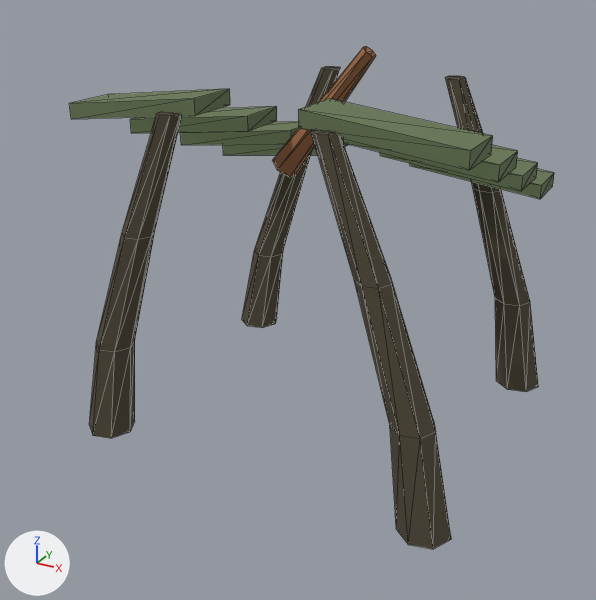
Before and after pictures for a commit that changed the glTF model godot/biomes/expansion/art/rootfall-canopy-relay-1.glb.
Both versions are drawn from a 50 mm camera at (0.88, -1.748, 1.192) aimed at (-0.033, -0.089, 0.362). The axes (+X, +Y, +Z) are drawn at lower left. The lights are the same throughout. The picture after the commit comes second. Mesh edges are drawn as thin lines. Vertices at exactly the same position are counted once.

The older version as bpy lines, for what is in view:
```python
me_root_buttress__1__0_002 = bpy.data.meshes.new('root-buttress--1--0.002')
me_root_buttress__1__0_002.from_pydata(...)  # 188 vertices, 324 faces; spans x -0.484..0.49, y -0.428..0.428, z 0.03..0.969
# faces by material slot: [208, 96, 20]
me_root_buttress__1__0_002.materials.append(mat_biome4_bark)
me_root_buttress__1__0_002.materials.append(mat_biome4_moss)  # picture img_mothlocal_biome4_moss
me_root_buttress__1__0_002.materials.append(mat_biome4_copper)
ob_rootfall_canopy_relay_lod1 = bpy.data.objects.new('rootfall-canopy-relay_LOD1', me_root_buttress__1__0_002)
ob_rootfall_canopy_relay_lod1.location = (0.0, 0.0, 0.0)
```
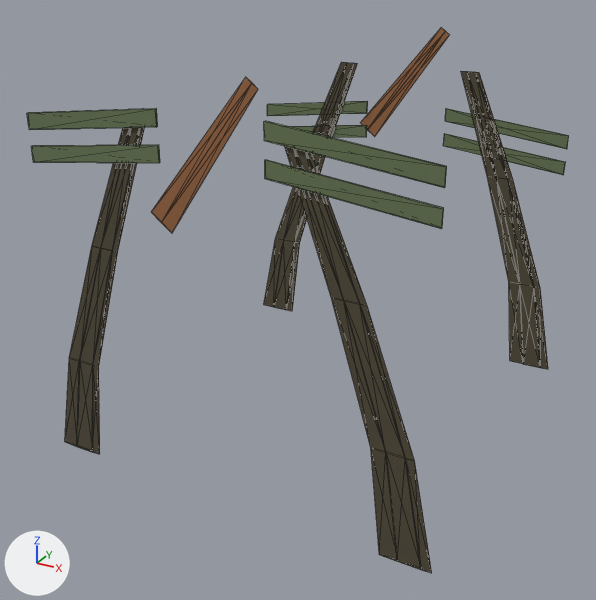
Patch to the scene script:
```diff
--- a/godot/biomes/expansion/art/rootfall-canopy-relay-1.glb.py
+++ b/godot/biomes/expansion/art/rootfall-canopy-relay-1.glb.py
@@ me_root_buttress__1__0_002 @@
 # used by ob_rootfall_canopy_relay_lod1; location = (0.0, 0.0, 0.0)
-me_root_buttress__1__0_002.from_pydata(...)  # 188 vertices, 324 faces; spans x -0.484..0.49, y -0.428..0.428, z 0.03..0.969
+me_root_buttress__1__0_002.from_pydata(...)  # 200 vertices, 344 faces; spans x -0.484..0.49, y -0.498..0.498, z 0.03..0.969
+# me_root_buttress__1__0_002 part 1: the loose piece of 28 vertices spanning x -0.484..-0.153, y 0.312..0.428, z 0.03..0.86 is scaled about its middle by (1, -0.0342, 1), then moved by (0.0, 0.115, 0.0)
+# me_root_buttress__1__0_002 part 2: the loose piece of 28 vertices spanning x -0.484..-0.153, y -0.428..-0.312, z 0.03..0.86 is scaled about its middle by (1, 0.0342, 1), then moved by (0.0, -0.115, 0.0)
+# me_root_buttress__1__0_002 part 3: the loose piece of 28 vertices spanning x 0.156..0.49, y 0.312..0.428, z 0.03..0.86 is scaled about its middle by (1, -0.0342, 1), then moved by (0.0, 0.115, 0.0)
+# me_root_buttress__1__0_002 part 4: the loose piece of 28 vertices spanning x 0.156..0.49, y -0.428..-0.312, z 0.03..0.86 is scaled about its middle by (1, 0.0342, 1), then moved by (0.0, -0.115, 0.0)
+# me_root_buttress__1__0_002 part 5: the loose piece of 8 vertices spanning x -0.46..-0.12, y 0.235..0.365, z 0.61..0.685 is scaled about its middle by (1, -0.0308, 1), then moved by (0.0, 0.19, 0.0)
+# me_root_buttress__1__0_002 part 6: the loose piece of 8 vertices spanning x -0.46..-0.12, y 0.035..0.165, z 0.68..0.755 is scaled about its middle by (1, -0.0308, 1), then moved by (0.0, 0.39, 0.0)
+# me_root_buttress__1__0_002 part 7: the loose piece of 8 vertices spanning x -0.46..-0.12, y -0.365..-0.235, z 0.82..0.895 is scaled about its middle by (1, 0.0308, 1), then moved by (0.0, -0.19, -0.07)
+# me_root_buttress__1__0_002 part 8: the loose piece of 8 vertices spanning x -0.46..-0.12, y -0.165..-0.035, z 0.75..0.825 is scaled about its middle by (1, 0.0308, 1), then moved by (0.0, -0.39, 0.07)
+# me_root_buttress__1__0_002 part 9: the loose piece of 8 vertices spanning x 0.12..0.46, y 0.235..0.365, z 0.61..0.685 is scaled about its middle by (1, -0.0308, 1), then moved by (0.0, 0.19, 0.0)
+# me_root_buttress__1__0_002 part 10: the loose piece of 8 vertices spanning x 0.12..0.46, y 0.035..0.165, z 0.68..0.755 is scaled about its middle by (1, -0.0308, 1), then moved by (0.0, 0.39, 0.0)
+# me_root_buttress__1__0_002 part 11: the loose piece of 8 vertices spanning x 0.12..0.46, y -0.365..-0.235, z 0.82..0.895 is scaled about its middle by (1, 0.0308, 1), then moved by (0.0, -0.19, -0.07)
+# me_root_buttress__1__0_002 part 12: the loose piece of 8 vertices spanning x 0.12..0.46, y -0.165..-0.035, z 0.75..0.825 is scaled about its middle by (1, 0.0308, 1), then moved by (0.0, -0.39, 0.07)
+# me_root_buttress__1__0_002 part 13: the loose piece of 12 vertices spanning x -0.144..0.112, y -0.035..0.035, z 0.652..0.969 is scaled about its middle by (1, -0.0429, 1), then moved by (0.0, 0.497, 0.0)
+# me_root_buttress__1__0_002 part 14: the loose piece of 12 vertices spanning x -0.144..0.112, y -0.035..0.035, z 0.652..0.969 is copied, and the copy is scaled about its middle by (1, 0.0429, 1), then moved by (0.0, -0.497, 0.0); it spans x -0.144..0.112, y -0.498..-0.495, z 0.652..0.969
 me_root_buttress__1__0_002.materials.append(mat_biome4_bark)
```

Pixel boxes [x1, y1, x2, y2] of what changed, in the pictures (596 x 600 px; the box of a moved part takes in the faces that stretch with it):
'rootfall-canopy-relay_LOD1', reshaped (12% wider, 9% taller): before [69, 46, 554, 549]; after [27, 27, 569, 573]
part 1 of me_root_buttress__1__0_002, moved or reshaped: before [242, 67, 340, 328]; after [264, 62, 358, 311]
part 2 of me_root_buttress__1__0_002, moved or reshaped: before [89, 112, 182, 438]; after [65, 127, 145, 454]
part 3 of me_root_buttress__1__0_002, moved or reshaped: before [445, 76, 538, 392]; after [461, 71, 548, 369]
part 4 of me_root_buttress__1__0_002, moved or reshaped: before [311, 130, 451, 549]; after [285, 146, 432, 573]
part 5 of me_root_buttress__1__0_002, moved or reshaped: before [223, 138, 348, 155]; after [291, 125, 367, 137]
part 6 of me_root_buttress__1__0_002, moved or reshaped: before [181, 121, 299, 145]; after [267, 101, 368, 116]
part 7 of me_root_buttress__1__0_002, moved or reshaped: before [69, 89, 230, 119]; after [31, 145, 160, 163]
part 8 of me_root_buttress__1__0_002, moved or reshaped: before [130, 106, 277, 133]; after [27, 108, 158, 130]
part 9 of me_root_buttress__1__0_002, moved or reshaped: before [410, 163, 554, 199]; after [443, 134, 565, 175]
part 10 of me_root_buttress__1__0_002, moved or reshaped: before [380, 152, 538, 191]; after [445, 109, 569, 149]
part 11 of me_root_buttress__1__0_002, moved or reshaped: before [299, 98, 493, 170]; after [265, 160, 444, 229]
part 12 of me_root_buttress__1__0_002, moved or reshaped: before [344, 139, 518, 182]; after [264, 121, 447, 188]
part 13 of me_root_buttress__1__0_002, moved or reshaped: before [273, 46, 376, 177]; after [361, 27, 449, 137]
part 14 of me_root_buttress__1__0_002, added (brown): after [151, 77, 258, 233]
